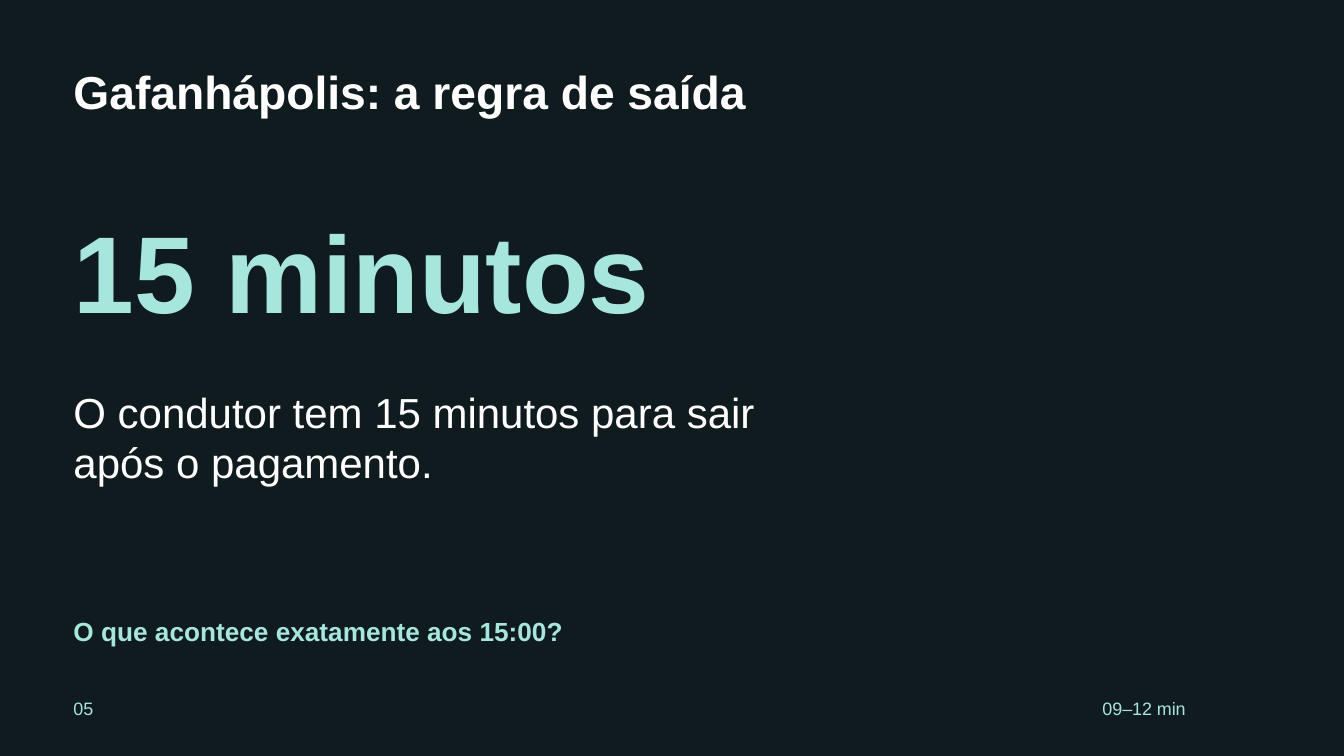
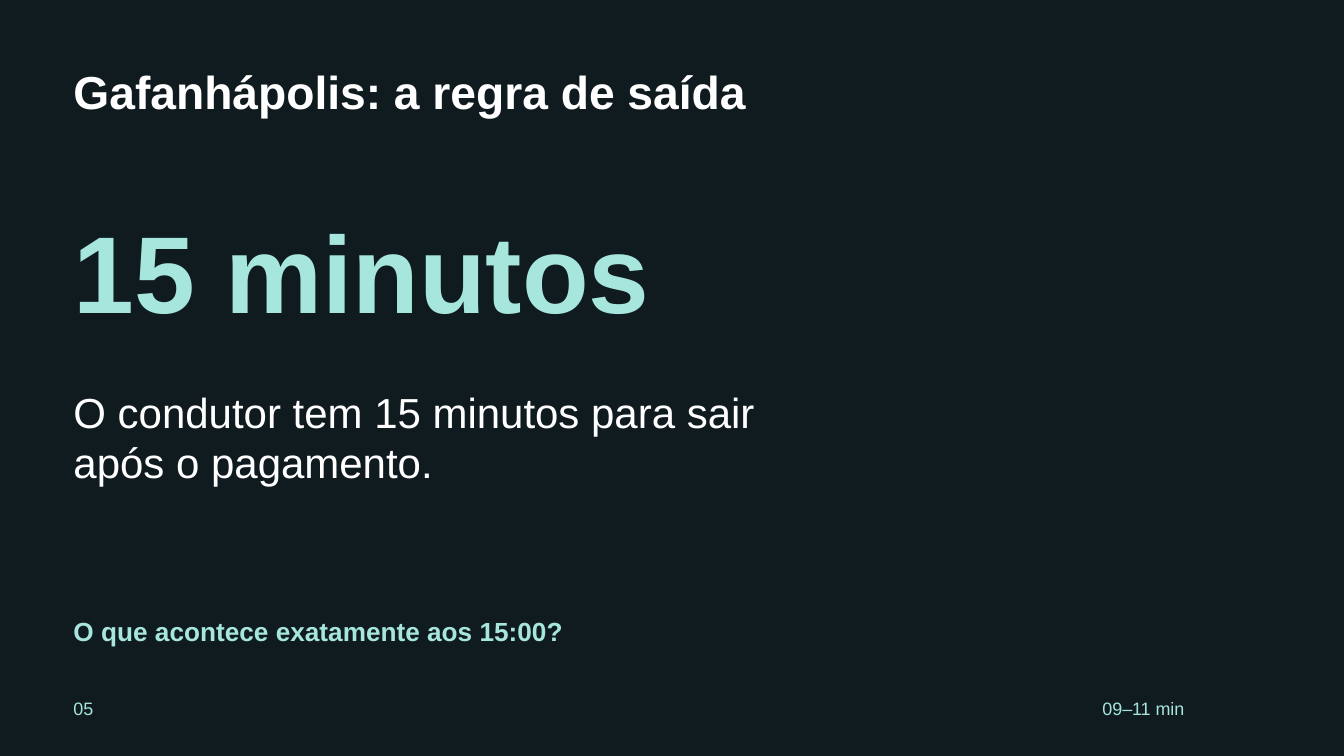
Before and after one commit to claudio-aa/OpenSpec-Demo-aula, a slide deck: slide 5 of presentation/output/workshop-agentes-openspec.pptx. Drawn at 1344x756 pixels with LibreOffice and Linux fonts; fonts in the diff are those of the drawing. Boxes give left, top, right and bottom in pixels: in the first picture for what was removed or moved away, otherwise in the second. Text is boxed around its words. In the diff, an @@ line names an element or a change of style, - is before the commit and + after.

```diff
--- a/presentation/output/workshop-agentes-openspec.pptx
+++ b/presentation/output/workshop-agentes-openspec.pptx
@@ text at (x1=1102, y1=702, x2=1185, y2=715): text changed @@
-09–12 min
+09–11 min
```
Also in this commit, not shown: 11 other slides changed, 3 slides added, 6 other files.
